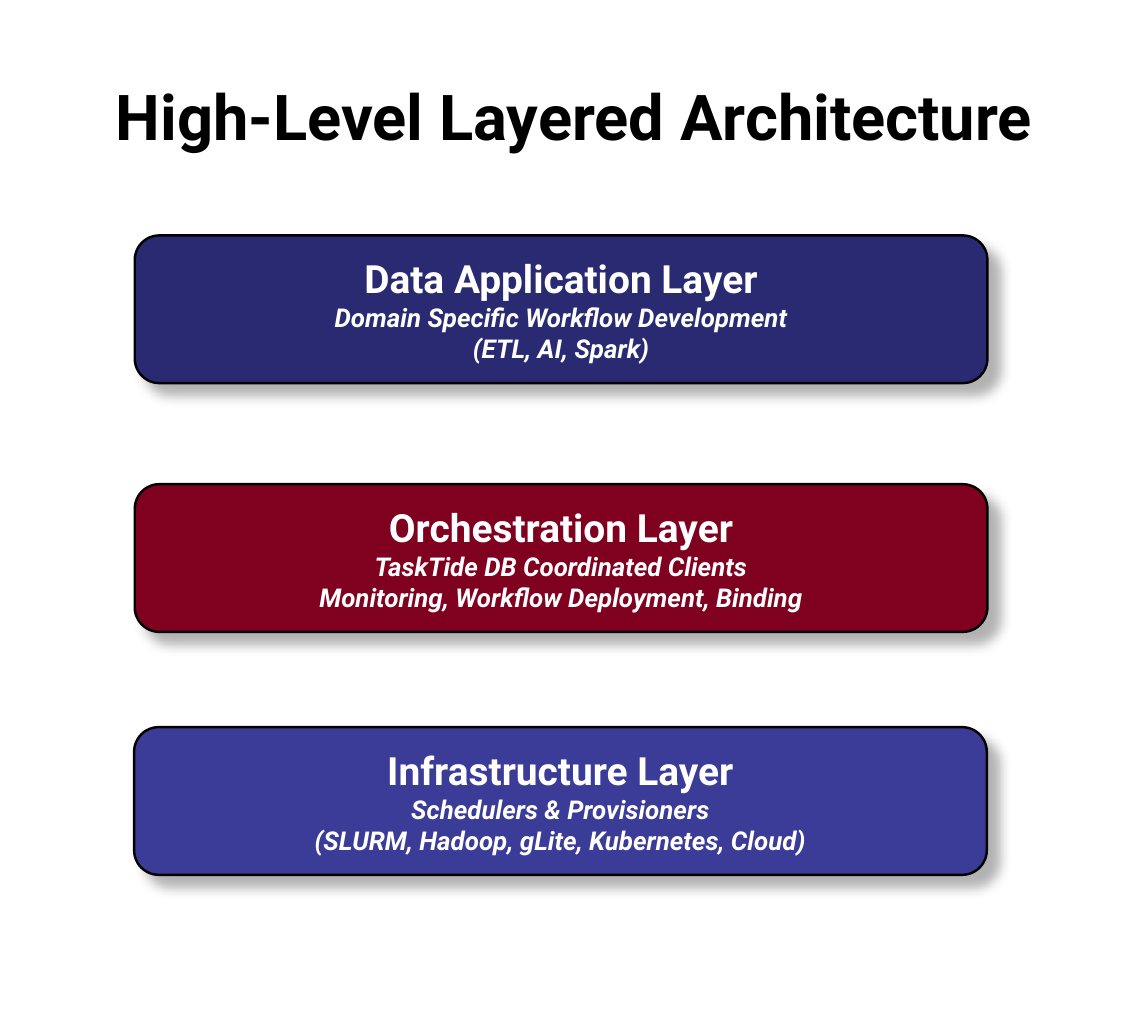
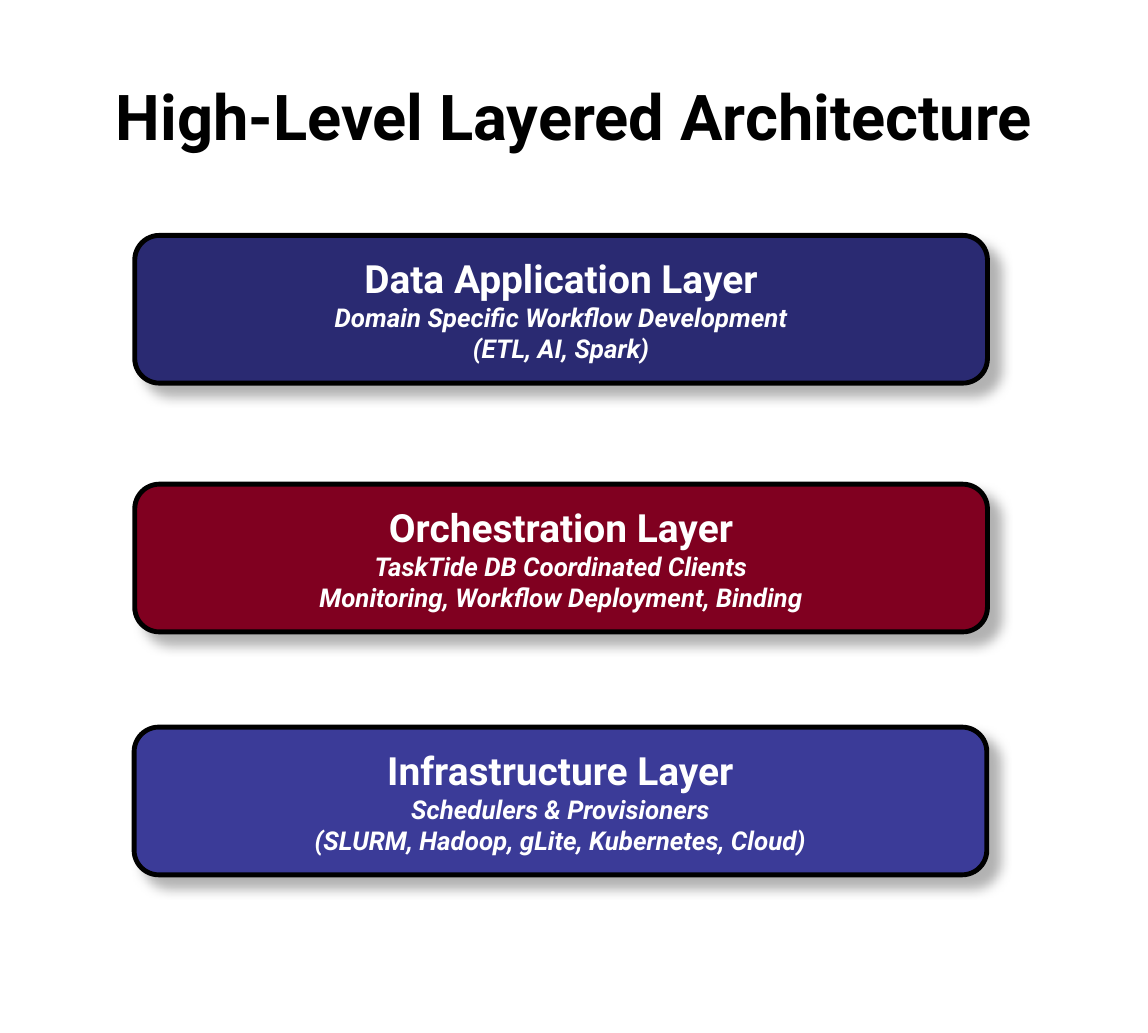
Before and after one commit to BrenKenna/TaskTide, a slide deck: slide 2 of tasktide/docs/Diagrams/Diagrams.pptx (slide 1 before the commit). Drawn at 1148x1033 pixels with LibreOffice and Linux fonts; fonts in the diff are those of the drawing. Boxes give left, top, right and bottom in pixels: in the first picture for what was removed or moved away, otherwise in the second. Text is boxed around its words. In the diff, an @@ line names an element or a change of style, - is before the commit and + after.

```diff
--- a/tasktide/docs/Diagrams/Diagrams.pptx
+++ b/tasktide/docs/Diagrams/Diagrams.pptx
@@ outline #000000 3 pt to #000000 6 pt in 3 elements at (x1=135, y1=484, x2=987, y2=631), (x1=134, y1=727, x2=986, y2=875), (x1=135, y1=236, x2=987, y2=383) @@
```
Also in this commit, not shown: 4 other slides changed, 1 slide added, 1 other file.
